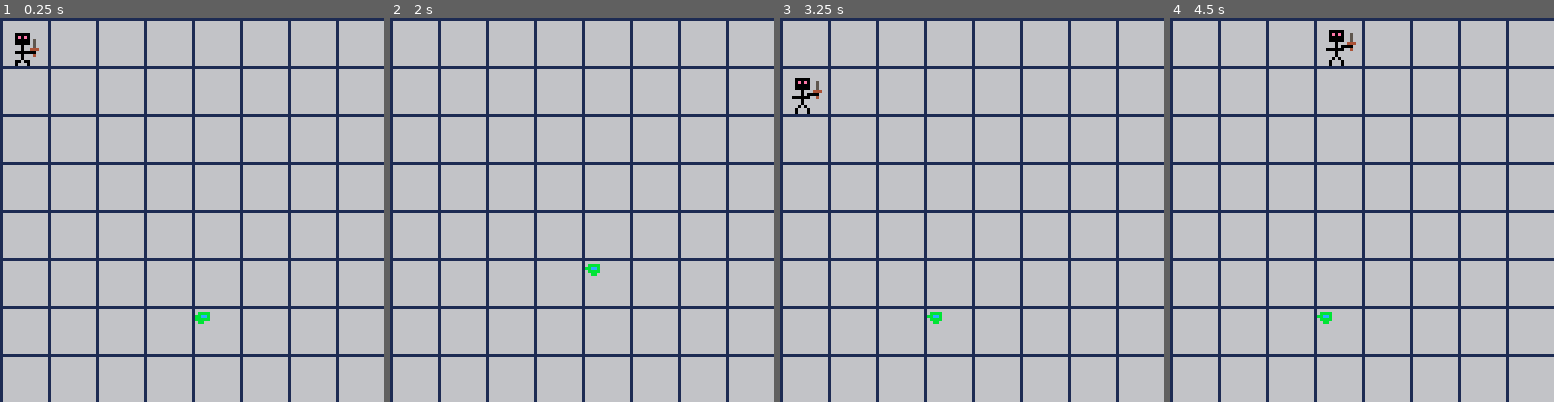
Above: before the commit, frames 1-4 (left to right).
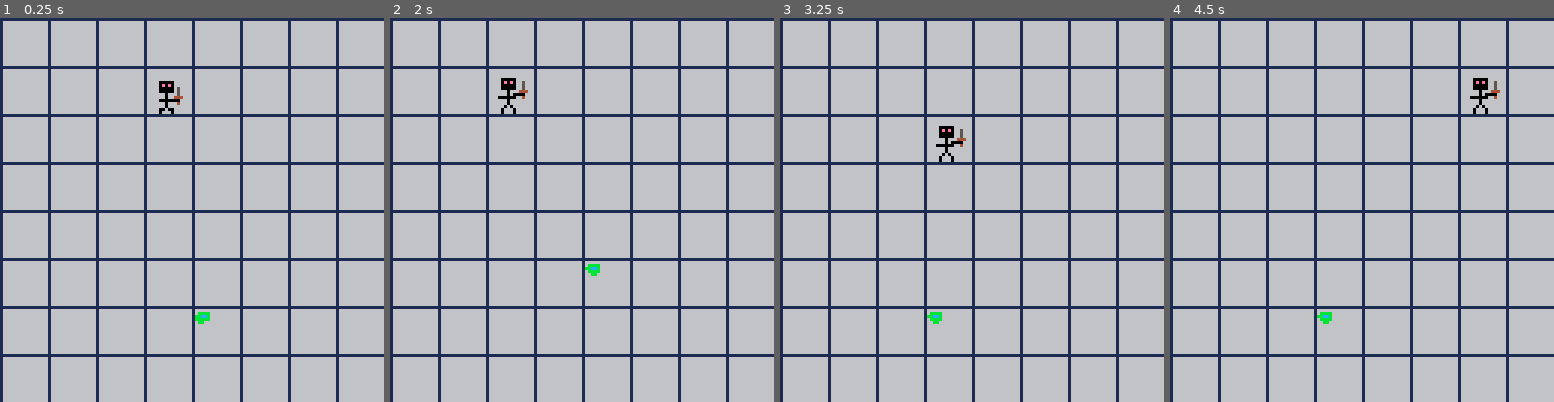
Above: after the commit, the same moments.

Repository: ash2q/into_madness
Game: PICO-8 cartridge into_madness.p8
The game is run twice, just before and just after one commit, with the same random seed, the same clock (stepped at 60 frames per second) and the same inputs.
Inputs:
- Up to frame 1 (0.25 s): no input
- Up to frame 2 (2 s): tap O (Z key) at 0.33, 0.7, 1.43 s; tap X (X key) at 1.07 s; hold Left from 1.97 s (still down)
- Up to frame 3 (3.25 s): tap X (X key) every 0.33 s from 2.07 to 3.07 s; tap O (Z key) at 2.22, 3.1 s; release Left at 2.37 s; hold Down 2.42-2.82 s; hold Right from 2.87 s (still down)
- Up to frame 4 (4.5 s): tap X (X key) every 0.33 s from 3.4 to 4.4 s; release Right at 3.53 s; hold Up 3.58-4.08 s; tap O (Z key) at 3.98 s; hold Right from 4.13 s (still down)

The runs differ from the first frame. In frame 1, 0.5% of the frame differs, in the area x 3-48%, y 3-25%; in frame 2, 0.3%; in frame 3, 0.6%, in the area x 3-49%, y 15-38%; in frame 4, 0.6%.

Commit message:
Make non-parry move work

Diff:
--- a/into_madness.p8
+++ b/into_madness.p8
@@ -447,12 +447,13 @@
 	tb_anim={64,64,72,72},
 	tb_spr_size=2,
 	--tb_mv_anim={64,66,68,70},
-	tb_x=0,
-	tb_y=0,
+	tb_x=16*3,
+	tb_y=16,
 
 	c_anim={8,9,10,11},
 	c_idle_anim={8,8,12,12},
 	c_sz=0.75,
+	health=50,
 	--energy and clarity
 	eng=0,
 	max_eng=0,
@@ -639,11 +640,11 @@
 	--gear,enemy
 	fn=
 	--source entity,enemy
-function(se,e)
+function(m,se,e)
 --	play_anim({19,19,19,20,20,21,21},
 	play_anim({16,16,17,17,18},
 		e.x,e.y)
-	apply_dmg(e,2*(se.patk/5))
+	apply_dmg(se,e,2*(se.patk/5))
 	return true
 end,
 	range=10,
@@ -655,15 +656,21 @@
 
 
 
-…(5 lines of a section not shown)…
-function apply_dmg(e,d)
+dmg_mul=1.0
+ret_dmg_mul=0.0
+function apply_dmg(se,e,d)
+	if ret_dmg_mul>0 then
+		d2=d*ret_dmg_mul
+		play_float_text("-"..flr(d2),10,se.x-4,
+		se.y-8,9)
+		se.health-=d2
+	end
+	d*=dmg_mul
 	play_float_text("-"..flr(d),10,e.x-4,
 		e.y-8,9)
 	e.health-=d
+	dmg_mul=1.0
+	ret_dmg_mul=0.0
 end
 
 function calc_attributes(e)
@@ -688,7 +695,7 @@
 
 function setup_combat()
 	p1.x=8
-	p1.y=100
+	p1.y=70
 	p1.moved=false
 	--p1.moves={slash_move}
 	p1.x_move_atk=p1.moves[1]
@@ -765,7 +772,9 @@
 	e.ai(e)
 end
 
+
 function c_player_control()
+	x_used=false
 	xold=p1.x
 	yold=p1.y
 	yvel=0
@@ -788,7 +797,7 @@
 	end
 	if btnp(5) then
 		--primary
-		p1_x_move()
+		p_x_move()
 		--play_text("miss!",10,
 		--	p1.x-2,p1.y-8,0)
 	end
@@ -806,21 +815,66 @@
 	p1.y+=yvel
 end
 
+function p_x_filled(p)
+	m=p.x_move_act
+	assert(m!=nil)
+	if p.atk_mode then
+		m=p.x_move_atk
+	end
+	if m==nil then return false end
+	if m.cost>e.eng then
+		return false
+	end
+	return true
+end
+
+
+
 --only for player
-function p1_x_move()
+function p_x_move()
 	m=p1.x_move_act
 	if p1.atk_mode then
 		m=p1.x_move_atk
 	end
-	return use_move(p1,m)
-end
-
-function use_move(ent,move)
+	return p_use_move(p1,m)
+end
+
+function enemy_use_move(e,p,mv)
+	if mv==nil then return end
+	if mv.cost>e.eng then
+		return
+	end
+	cnt=mv.target_count
+	assert(cnt>0)
+	hits=0
+	xd=abs(e.x-p.x)
+	yd=abs(e.y-p.y)
+	if xd<mv.range and
+			yd<mv.range then
+	cnt+=1
+		--source is entity using the
+		--move
+		if mv.fn(mv,e,p) then
+			hits+=1
+		end
+	end
+	e.eng-=mv.cost
+	if hits==0 then
+		play_float_text("miss",10,
+			e.x-4,e.y-6,8)
+	end
+end
+
+x_used=false
+
+function p_use_move(ent,move)
+	x_used=false
 	p=move
 	if p==nil then return end
 	if p.cost>ent.eng then
 		return
 	end
+	x_used=true
 	cnt=p.target_count
 	assert(cnt>0)
 	hits=0
@@ -835,7 +889,7 @@
 			cnt+=1
 			--source is entity using the
 			--move
-			if p.fn(ent,e) then
+			if p.fn(p,ent,e) then
 				hits+=1
 			end
 		end
@@ -863,7 +917,7 @@
 		if xd<p.range and
 				yd<p.range then
 			cnt+=1
-			p.fn(e,ent)
+			p.fn(p,e,ent)
 		end
 	end
 	ent.eng-=p.cost
@@ -1046,6 +1097,13 @@
 		rectfill(109,3,121,9,12)
 		print("act",110,4,10)
 	end
+
+	draw_log()
+end
+
+function draw_log()
+	rect(0,99,127,127,7)
+	rectfill(1,100,126,126,0)
 end
 
 function meter(v,mx,x,y,col)
@@ -1121,7 +1179,10 @@
 unlucky_len=8
 --(end ordered)
 parry_speed=1.5
-parry_delay=nil
+show_delay=nil
+parry_e=nil
+parry_se=nil
+parry_move=nil
 function c_parry()
 	rectfill(16,16,112,32,0)
 	if anim_c%4<2 or
@@ -1133,7 +1194,8 @@
 	if parry_state==parry.begin then
 		if not btn(5) then
 			parry_state=parry.ready
-			parry_delay=4
+			show_delay=10
+			parry_cur=0
 		end
 		return
 	end
@@ -1143,8 +1205,19 @@
 	if parry_state==parry.ready then
 		if btnp(5) then
 			parry_state=parry.sliding
-			lucky_parry=rnd(60)+20
-			parry_cur=0
+			lucky_parry=rnd(40)+20
+			xd=flr(abs(parry_se.x-parry_e.x))
+			yd=flr(abs(parry_se.y-parry_e.y))
+			xd=min(xd,35)
+			xd=min(yd,35)
+			--d=flr(xd+yd)
+			--todo unsure why this being
+			--dynamic doesn't work
+			d=30
+
+			--printh("diff: "..d)
+			--assert(false)
+			lucky_parry=d+20
 		end
 		return
 	end
@@ -1199,29 +1272,42 @@
 			lucky_parry+lucky_len
 		then
 		msg="lucky!"
+		ret_dmg_mul=3.0
+		dmg_mul=0.0
 		--stop()
 	elseif parry_cur<=
 			lucky_parry+parry_len+lucky_len
 		then
 		msg="parry!"
+		ret_dmg_mul=1.0
+		dmg_mul=0.0
 	elseif parry_cur<=
 			lucky_parry+dodge_len+parry_len+lucky_len
 		then
 		msg="dodge!"
+		ret_dmg_mul=0.0
+		dmg_mul=0.0
 	elseif parry_cur<=
 			lucky_parry+block_len+parry_len+dodge_len+lucky_len
 		then
 		msg="block!"
+		dmg_mul=1.5
 	elseif parry_cur<=
 		lucky_parry+unlucky_len+parry_len+block_len+dodge_len+lucky_len
 		then
 		msg="unlucky!"
+		dmg_mul=3.0
 	else
 		msg="nothing."
-	end
-
+		dmg_mul=1.0
+	end
 	print(msg,32,22,7)
-
+	show_delay-=1
+	if show_delay<=0 then
+		parry_state=parry.done
+		m=parry_move
+		m.fn(m,parry_se,parry_e)
+	end
 end
 
 
@@ -1232,30 +1318,41 @@
 	end
 end
 
+targeting_frames=14
 function slime_ai(e)
 	if e.eng<40 then return end
-	if e.eng>40 then
-		entity_text(e,"!")
-	end
+	av_moves={}
+	for mv in all(e.moves) do
+		if e.eng>=mv.cost then
+			add(av_moves,mv)
+		end
+	end
+	if #av_moves==0 then return end
 	if e.targeting==nil then
-		e.targeting=50
+		e.targeting=targeting_frames
 		e.target=p1
 	end
 	e.targeting-=1
 	draw_target(p1,e.targeting)
-	if e.targeting>0 then return end
-	if btn(4) and btn(5) then
+	if not x_used then
+		if e.targeting>0 then return end
+	else
+		--❎ was used
+		e.targeting=nil
+	end
+	if x_used then
 		--parry
-		parry_move=e.moves[1]
-		printh("m: "..#e.moves)
-		assert(parry_move!=nil)
-		parry_p=p1
+		parry_move=av_moves[1]
+		parry_e=p1
 		parry_se=e
 		parry_state=parry.begin
-
 	else
+		m=av_moves[flr(rnd(#av_moves))+1]
+		enemy_use_move(e,p1,m)
+		--m.fn(m,e,p1)
 		--not parry
 	end
+	e.targeting=nil
 
 end
 
